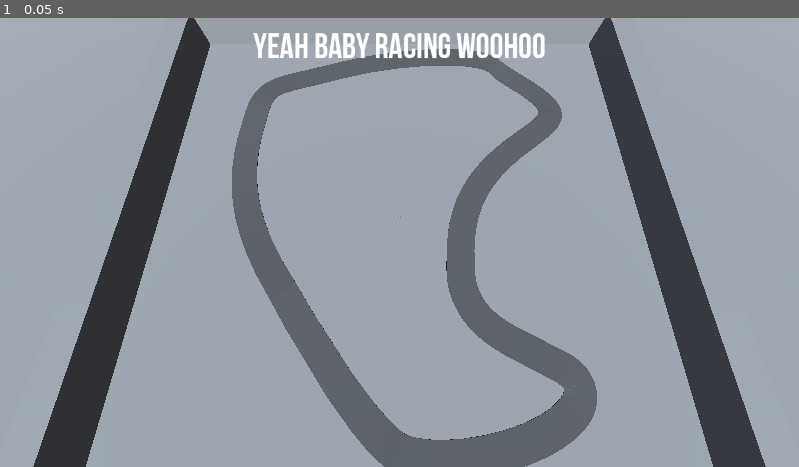
Above: before the commit, frame 1.
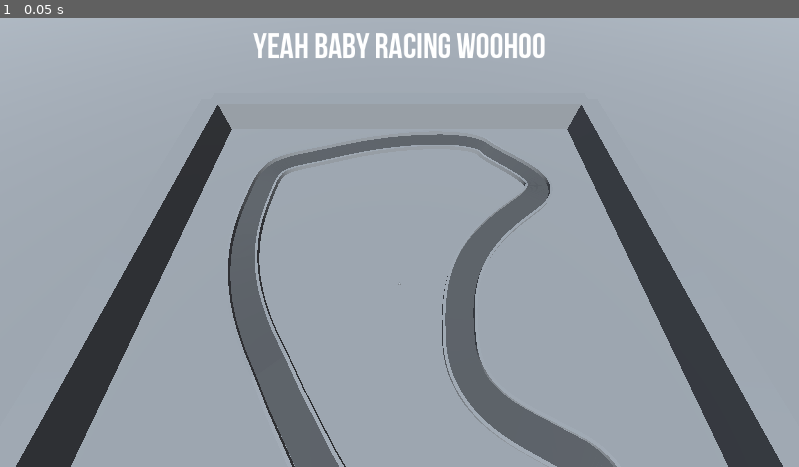
Above: after the commit, the same moment.

Repository: playroomkit/playroom-godot-kart
Game: Godot game, scene res://levels/race_host/race_base.tscn
Same seed, same stepped clock (60 frames per second), same inputs: the game is played once before the commit and once after it. This scene is started directly instead of the project's main scene.
Inputs:
- Up to frame 1 (0.05 s): no input

The runs differ from the first frame. In frame 1, 23% of the frame differs, in the area x 2-98%, y 0-100%.

Commit message:
tweaks to car behavior, rollover and aerial detection

Diff:
--- a/levels/race_host/racer_puppet.gd
+++ b/levels/race_host/racer_puppet.gd
@@ -70,7 +70,6 @@
 	var dpad = joystick.dpad()
 
 	if joystick.isPressed("gas"):
-		print("GAS PRESS")
 		car.press_gas()
 	elif joystick.isPressed("brake"): 	car.press_reverse()
 	else: 								car.press_idle()
--- a/levels/race_host/world/TrackBase.tscn
+++ b/levels/race_host/world/TrackBase.tscn
@@ -72,7 +72,7 @@
 light_energy = 1.685
 
 [node name="Spawn" type="Node3D" parent="."]
-transform = Transform3D(1, 0, 0, 0, 1, 0, 0, 0, 1, -44.1835, 3.18546, 24.9175)
+transform = Transform3D(1, 0, 0, 0, 1, 0, 0, 0, 1, -51.6419, 3.18546, 16.2213)
 
 [node name="ui" type="CanvasLayer" parent="."]
 
@@ -147,8 +147,35 @@
 [node name="Path3D2" type="Path3D" parent="."]
 curve = SubResource("Curve3D_x0twe")
 
-[node name="Road" type="CSGPolygon3D" parent="Path3D2"]
-transform = Transform3D(1, 0, 0, 0, 1, 0, 0, 0, 1, 1.22524, 0.271147, -0.794157)
+[node name="Railin" type="CSGPolygon3D" parent="Path3D2"]
+use_collision = true
+polygon = PackedVector2Array(10, 0, 10, 2, 11, 2, 11, 0)
+mode = 2
+path_node = NodePath("..")
+path_interval_type = 0
+path_interval = 0.1
+path_simplify_angle = 3.1
+path_rotation = 1
+path_local = false
+path_continuous_u = true
+path_u_distance = 1.0
+path_joined = true
+
+[node name="Railout" type="CSGPolygon3D" parent="Path3D2"]
+use_collision = true
+polygon = PackedVector2Array(0, 0, 0, 2, -1, 2, -1, 0)
+mode = 2
+path_node = NodePath("..")
+path_interval_type = 0
+path_interval = 0.1
+path_simplify_angle = 3.1
+path_rotation = 1
+path_local = false
+path_continuous_u = true
+path_u_distance = 1.0
+path_joined = true
+
+[node name="Road" type="CSGPolygon3D" parent="Path3D2" groups=["road"]]
 use_collision = true
 polygon = PackedVector2Array(0, 0, 0, 0.2, 10, 0.2, 10, 0)
 mode = 2
--- a/levels/race_host/world/car_base.gd
+++ b/levels/race_host/world/car_base.gd
@@ -8,7 +8,8 @@
 enum DRIVE_STATE {GAS, BRAKE, REVERSE, IDLE}
 
 @export var acceleration_impulse = 10
-@export var steering_velocity = 5.0
+@export var steering_velocity = 3.0
+@export var steering_time_mult = 0.1 ## increases steering over time
 @export var slide_damp_force = 5.0
 @export var slide_damp_mult = 1.0
 
@@ -17,11 +18,11 @@
 ## determines physics behavior of car
 var drive_state = DRIVE_STATE.IDLE
 var steering_state = 0
+var grounded = true
 
 ## what the controller is telling us
 var drive_input = DRIVE_STATE.IDLE
 var steering_input = 0
-var steering_velocity_coefficient = 40
 
 
 # ----- CALLBACKS -----
@@ -32,10 +33,12 @@
 
 	# manage inputs
 
-	_process_input_flags()
-	_clear_input_flags()
+	_process_input_flags(delta)
 
 	# then manage physics behavior
+
+	# flying
+	if !grounded: return
 
 	var forwards = transform.basis.z
 	var up = transform.basis.y
@@ -44,15 +47,29 @@
 	if drive_state == DRIVE_STATE.REVERSE:
 		apply_central_force( - forwards * acceleration_impulse)
 	elif drive_state == DRIVE_STATE.GAS:
-		print("CAR GASSING")
 		apply_central_force(forwards * acceleration_impulse)
 
 	# steering
 	var speed = linear_velocity.length()
-	angular_velocity.y = (steering_velocity * -steering_state * speed) / steering_velocity_coefficient
+	angular_velocity.y = steering_velocity * -steering_state * speed
 
 	# slide damp
 	_slide_dampening()
+
+
+func _on_body_entered(body):
+	if body.is_in_group("road"): grounded = true
+	print("on road")
+
+
+func _on_body_exited(body):
+	if body.is_in_group("road"): grounded = false
+	print("off road")
+
+
+func _on_flipped_area_entered(area):
+	_flip_car()
+
 
 
 # ----- PUBLIC -----
@@ -83,14 +100,15 @@
 
 
 func steer_right():
-	steering_input = 1
+	steering_input += steering_time_mult
 
 
 func steer_left():
-	steering_input = -1
+	steering_input -= steering_time_mult
 
 
 func steer_neutral():
+	print("steer neutral")
 	steering_input = 0
 
 
@@ -99,14 +117,15 @@
 
 
 
-func _process_input_flags():
+func _process_input_flags(delta):
 	drive_state = drive_input
-	steering_state = steering_input
+	steering_state = steering_input * delta
 
+	# map steering state
+	steering_state = min(1, steering_state)
+	steering_state = max(-1, steering_state)
 
-func _clear_input_flags():
-	drive_input = DRIVE_STATE.IDLE
-	steering_input = 0
+	print("STEERING STATE: ", steering_state)
 
 
 # dampens tangential velocity
@@ -118,3 +137,8 @@
 
 	# apply force tangentially (- right facing) proportional to tanvel
 	apply_central_force(-right * slide_damp_force * slide_damp_mult * tangential_velocity)
+
+
+func _flip_car():
+	transform.basis.y = Vector3(0,1,0)
+	transform = transform.orthonormalized()
--- a/levels/race_host/world/car_base.tscn
+++ b/levels/race_host/world/car_base.tscn
@@ -7,14 +7,19 @@
 
 [sub_resource type="BoxMesh" id="BoxMesh_4gv78"]
 material = SubResource("StandardMaterial3D_uxte8")
-size = Vector3(2, 2, 4)
+size = Vector3(1, 0.3, 2)
 
 [sub_resource type="BoxShape3D" id="BoxShape3D_i4tb1"]
-size = Vector3(2, 2, 4)
+size = Vector3(1, 0.3, 2)
 
 [sub_resource type="SphereMesh" id="SphereMesh_ucfb7"]
 
+[sub_resource type="BoxShape3D" id="BoxShape3D_t4xbo"]
+size = Vector3(0.5, 1, 1.5)
+
 [node name="CarBase" type="RigidBody3D"]
+max_contacts_reported = 1
+contact_monitor = true
 linear_damp = 0.5
 script = ExtResource("1_4bxcp")
 acceleration_impulse = 50
@@ -27,5 +32,19 @@
 shape = SubResource("BoxShape3D_i4tb1")
 
 [node name="MeshInstance3D2" type="MeshInstance3D" parent="."]
-transform = Transform3D(1, 0, 0, 0, 1, 0, 0, 0, 1, 0, 1.04527, 1.17875)
+transform = Transform3D(1, 0, 0, 0, 1, 0, 0, 0, 1, 0, 0.421023, 0.156627)
 mesh = SubResource("SphereMesh_ucfb7")
+
+[node name="FlippedArea" type="Area3D" parent="."]
+transform = Transform3D(1, 0, 0, 0, 1, 0, 0, 0, 1, 0, 0.799316, 0)
+
+[node name="CollisionShape3D" type="CollisionShape3D" parent="FlippedArea"]
+transform = Transform3D(1, 0, 0, 0, 1, 0, 0, 0, 1, 0, 0, -0.0216786)
+shape = SubResource("BoxShape3D_t4xbo")
+
+[node name="CanvasLayer" type="CanvasLayer" parent="."]
+
+[connection signal="body_entered" from="." to="." method="_on_body_entered"]
+[connection signal="body_exited" from="." to="." method="_on_body_exited"]
+[connection signal="area_entered" from="FlippedArea" to="." method="_on_flipped_area_entered"]
+[connection signal="body_entered" from="FlippedArea" to="." method="_on_flipped_area_entered"]
--- a/levels/race_host/world/race_camera.tscn
+++ b/levels/race_host/world/race_camera.tscn
@@ -5,10 +5,10 @@
 [sub_resource type="CylinderMesh" id="CylinderMesh_bsv36"]
 
 [node name="RaceCamera" type="Camera3D"]
-transform = Transform3D(1, 0, 0, 0, 0.329674, 0.944095, 0, -0.944095, 0.329674, 0, 100.845, 47.583)
+transform = Transform3D(1, 0, 0, 0, 0.533009, 0.84611, 0, -0.84611, 0.533009, 0, 100.845, 47.583)
 script = ExtResource("1_55613")
 
 [node name="MeshInstance3D" type="MeshInstance3D" parent="."]
-transform = Transform3D(1, 0, 0, 0, -0.255547, 0.966797, 0, -0.966797, -0.255547, 0, 0, 0)
+transform = Transform3D(1, 0, 0, 0, -4.37114e-08, 1, 0, -1, -4.37114e-08, 0, 0, 0)
 mesh = SubResource("CylinderMesh_bsv36")
 skeleton = NodePath("")
Not shown: 1 places in levels/race_host/world/car_base.tscn that only renumber resources
